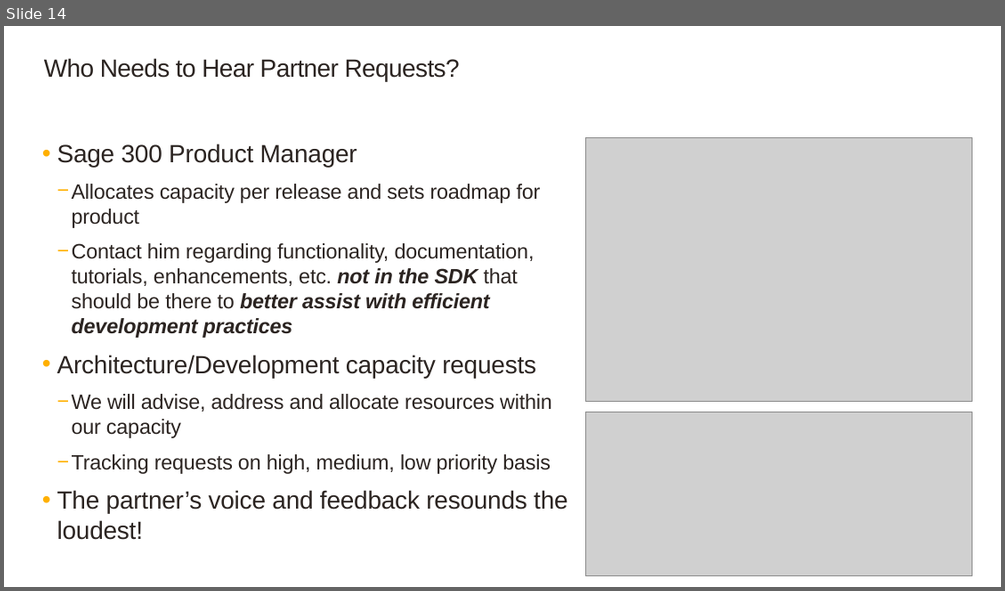
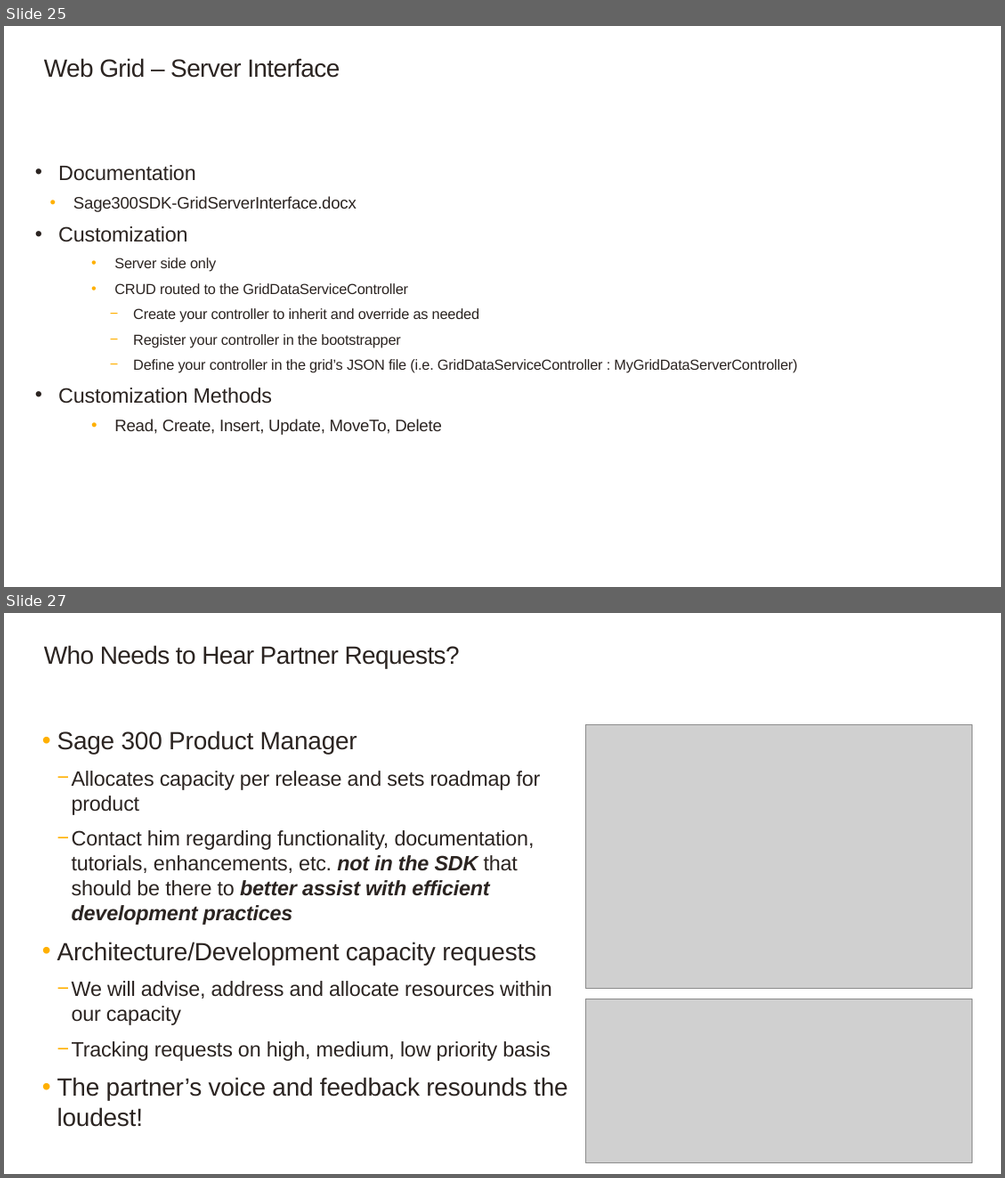
Before and after one commit to SageNADev/Sage300-SDK, a slide deck: docs/presentations/Sage300SDK_20192WebSDKOverview.pptx. Shown one above the other, each under a label of ours: slide 14 before the commit, slides 25 and 27 after it; the slides between them are not shown. The pictures are 1005x591 and 1005x1178 pixels, drawn with LibreOffice and Linux fonts; fonts in the diff are those of the drawing; grey boxes stand for pictures; background and template pictures are left out. Boxes give left, top, right and bottom in pixels: in the first picture for what was removed or moved away, otherwise in the second. Text is boxed around its words. In the diff, an @@ line names an element or a change of style, - is before the commit and + after.

```diff
--- a/docs/presentations/Sage300SDK_20192WebSDKOverview.pptx
+++ b/docs/presentations/Sage300SDK_20192WebSDKOverview.pptx
@@ slide 25 added at (4, 26, 1001, 587), background #FFFFFF @@
@@ title added at (44, 58, 340, 78), 24 pt, text #2B2421 @@
+Web Grid – Server Interface
@@ text added at (58, 165, 797, 435), 14 pt, text #2B2421 @@
+• Documentation
+  • Sage300SDK-GridServerInterface.docx
+• Customization
+  • Server side only
+  • CRUD routed to the GridDataServiceController
+    − Create your controller to inherit and override as needed
+    − Register your controller in the bootstrapper
+    − Define your controller in the grid’s JSON file (i.e. GridDataServiceController : MyGridDataServerController)
+• Customization Methods
+  • Read, Create, Insert, Update, MoveTo, Delete
@@ what was slide 14 is now slide 27 @@
```
Also in this commit, not shown: 10 slides changed, 14 other slides added, 2 slides removed.
